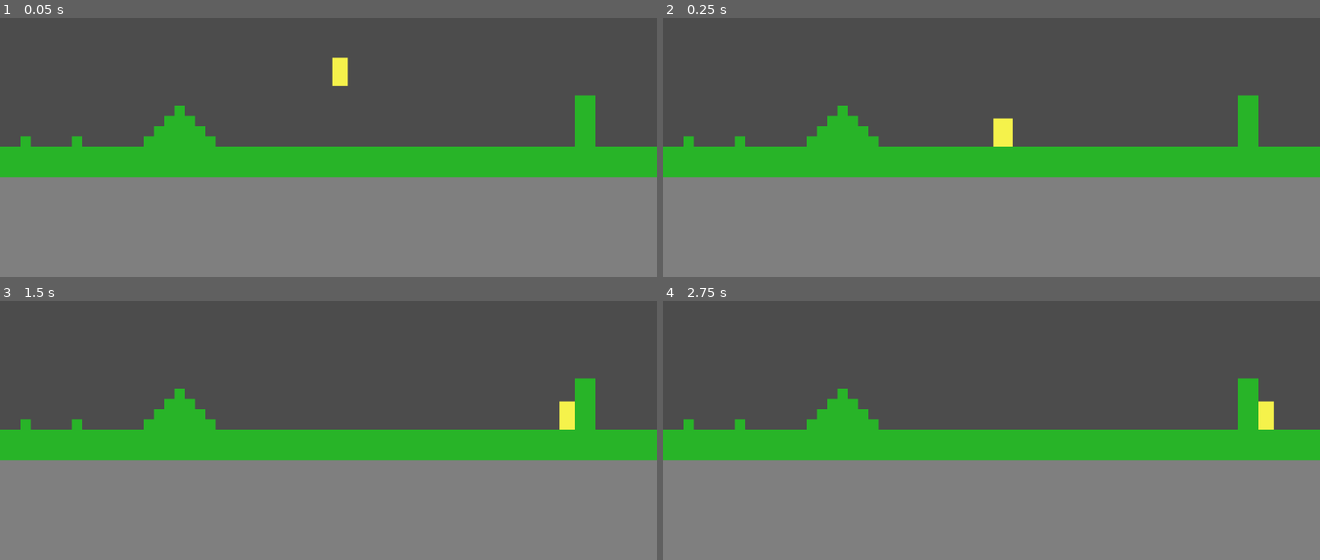
Above: before the commit, frames 1-4 (two rows, left to right).
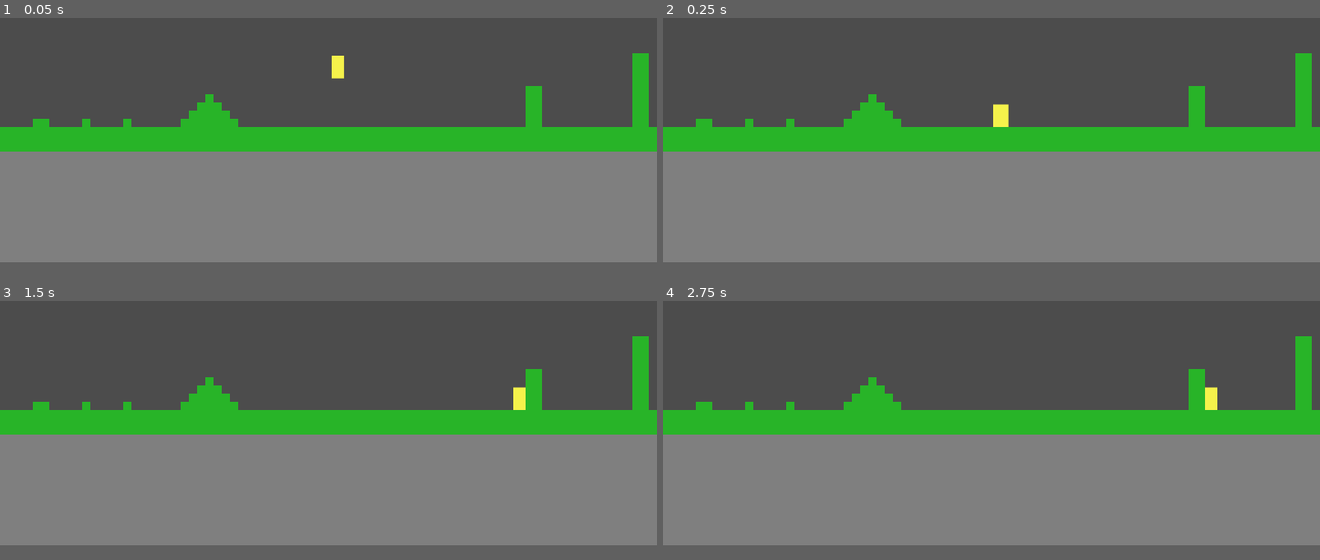
Above: after the commit, the same moments.

Repository: shunlog/godot_platformer
Game: Godot game, scene res://World/TestWorld.tscn
Same seed, same stepped clock (60 frames per second), same inputs: the game is played once before the commit and once after it.
Inputs (mouse positions are in pixels of both pictures, inside the frame that each line leads up to):
- Up to frame 1 (0.05 s): no input
- Up to frame 2 (0.25 s): no input
- Up to frame 3 (1.5 s): move the mouse to (473, 350) at 0.52 s; hold D (player_right) from 0.53 s (still down); click (473, 350) at 0.67 s; tap Space (jump) at 0.77 s; move the mouse to (197, 386) at 1.27 s
- Up to frame 4 (2.75 s): tap Space (jump) at 1.52 s; move the mouse to (outside the picture) at 2.02 s; release D (player_right) at 2.03 s; hold A (player_left) from 2.03 s (still down)
In our replay, the window is 800x468 before the commit and 800x450 after it. These sizes can differ from the game's own. Grey fills any space a smaller window leaves; there, only what the larger window draws over its background counts as a difference.

The runs differ from the first frame. In frame 1, 19% of the frame differs, in the area x 0-100%, y 13-62%; in frame 2, 19%; in frame 3, 19%; in frame 4, 19%.

Commit message:
settings for pixel-perfect 2D

Diff:
--- a/godot/project.godot
+++ b/godot/project.godot
@@ -27,6 +27,14 @@
 [autoload]
 
 Global="*res://Global.gd"
+
+[display]
+
+window/size/width=640
+window/size/height=360
+window/size/test_width=1280
+window/size/test_height=720
+window/stretch/aspect="expand"
 
 [gui]
 
@@ -72,4 +80,5 @@
 
 [rendering]
 
+2d/snapping/use_gpu_pixel_snap=true
 environment/default_environment="res://default_env.tres"
Not shown, changed: godot/PannableCamera/README.md
